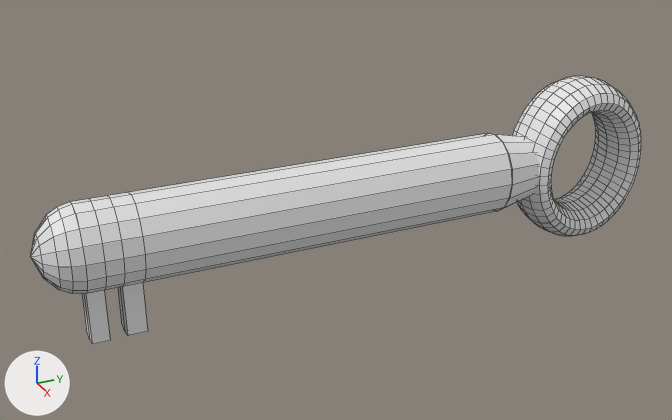
What one commit did to the Blender file Assets/PickUps.blend.
Rendered twice from a camera (50 mm lens) standing at (13.66, -3.91, 6.65) and looking at (-0.15, 2.3, -0.26). Arrows for +X, +Y and +Z are at lower left; the lights stay in place. Mesh edges are drawn as thin lines. The same objects are shown in both versions, whatever each file hides.

Before the edit, the objects in view are built like this:
```python
me_cylinder = bpy.data.meshes.new('Cylinder')
me_cylinder.from_pydata(...)  # 765 vertices, 765 faces; spans x -0.65..0.65, y -1.7..1.6, z -1.6..0.55
ob_cylinder = bpy.data.objects.new('Cylinder', me_cylinder)
ob_cylinder.location = (0.0, 0.0, 0.0)
ob_cylinder.rotation_euler = (1.571, 0.0, 0.0)  # degrees (90, 0, 0)
ob_cylinder.scale = (1.0, 1.0, 5.43)
```
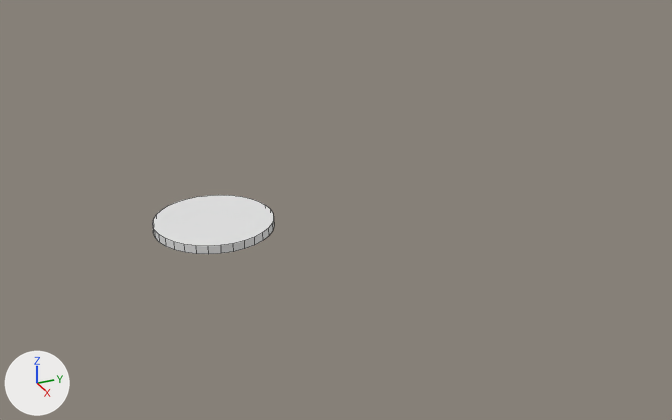
Where the change shows, as pixel boxes (x1, y1, x2, y2) in the pictures (672 x 420 px):
'Cylinder', reshaped, rescaled, turned: before (30, 76, 641, 344); after (153, 195, 274, 254)

The edits, one by one:
Mesh me_cylinder_002 is new.
It is a 32-sided cylinder along z spanning x -1.0..1.0, y -1.0..1.0, z -1.0..1.0.
Object 'Cylinder' (ob_cylinder) now shows me_cylinder_002 instead of me_cylinder.
Object 'Cylinder' (ob_cylinder) turns from (90, 0, 0) to (0, 0, 0) degrees about x, y and z.
Object 'Cylinder' (ob_cylinder) is rescaled from (1.0, 1.0, 5.43) to (1.0, 1.0, -0.0708).
